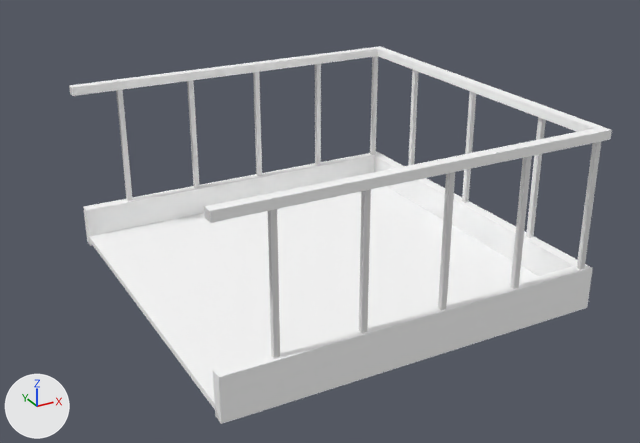
The FBX model Assets/Art/Environment/Assets/SM_Stairs_Closed_Path.fbx: old version first, new version second.
Rendered twice from a camera (50 mm lens) standing at (-1.08, -4.8, 1.98) and looking at (1.15, -0.73, -0.06). The axes (+X, +Y, +Z) are drawn at lower left. The lights are the same throughout. The first picture is the older version. Where no turn or scale is listed for an object, it has been applied to the vertices.

In view in the first picture: 'Stairs_Closed_Path'.
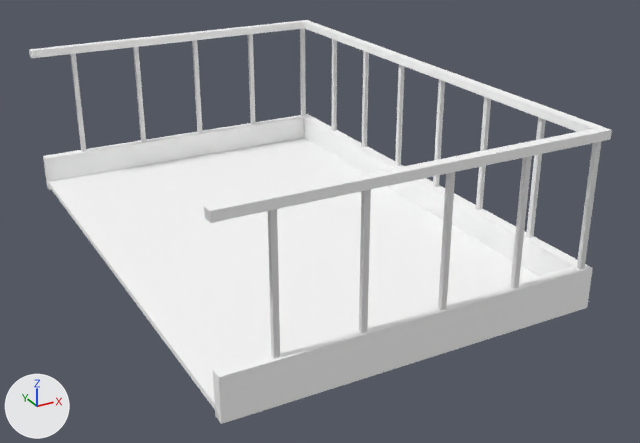
The newer file is also rescaled (x2.0), turned or shifted as a whole; pictures and numbers use the older file's frame.

Location of each change, (x1, y1, x2, y2) in pixels of the pictures (640 x 443 px; the box of a moved part takes in the faces that stretch with it):
'Stairs_Closed_Path', reshaped (7% wider, 7% taller)
    before: (69, 46, 612, 424)
    after: (29, 20, 612, 424)
part 1 of me_mesh, moved or reshaped
    before: (116, 90, 133, 201)
    after: (70, 54, 86, 152)
part 2 of me_mesh, moved or reshaped
    before: (187, 80, 200, 188)
    after: (133, 47, 146, 142)
part 3 of me_mesh, moved or reshaped
    before: (253, 72, 262, 176)
    after: (192, 40, 202, 133)
part 4 of me_mesh, moved or reshaped
    before: (315, 64, 321, 165)
    after: (248, 34, 256, 125)
part 5 of me_mesh, moved or reshaped
    before: (370, 56, 378, 155)
    after: (300, 28, 306, 117)
part 6 of me_mesh, moved or reshaped
    before: (408, 69, 419, 165)
    after: (362, 51, 369, 147)
part 7 of me_mesh, moved or reshaped
    before: (462, 91, 476, 203)
    after: (331, 39, 337, 131)
part 8 of me_mesh, added
    after: (395, 64, 405, 166)
part 9 of me_mesh, added
    after: (476, 97, 491, 210)
part 10 of me_mesh, added
    after: (433, 80, 445, 187)
part 11 of me_mesh, moved or reshaped
    before: (69, 46, 494, 248)
    after: (29, 20, 494, 248)

What changed in the scene script:
```text
Change me_mesh:
    used by ob_stairs_closed_path; location = (0.0, 0.0, 0.0)
    remove me_mesh.from_pydata(...)  # 158 vertices, 100 faces; spans x 0.0..2.0, y -2.0..0.0, z -0.22..0.72
    add me_mesh.from_pydata(...)  # 169 vertices, 100 faces; spans x 0.0..2.0, y -2.0..1.0, z -0.22..0.72
    me_mesh part 1: the loose piece of 8 vertices spanning x 0.25..0.28, y -0.04..-0.02, z -0.02..0.69 is moved by (0.0, 1.0, 0.0)
    me_mesh part 2: the loose piece of 8 vertices spanning x 0.67..0.7, y -0.04..-0.02, z -0.02..0.69 is moved by (0.0, 1.0, 0.0)
    me_mesh part 3: the loose piece of 8 vertices spanning x 1.09..1.12, y -0.04..-0.02, z -0.02..0.69 is moved by (0.0, 1.0, 0.0)
    me_mesh part 4: the loose piece of 8 vertices spanning x 1.51..1.54, y -0.04..-0.02, z -0.02..0.69 is moved by (0.0, 1.0, 0.0)
    me_mesh part 5: the loose piece of 8 vertices spanning x 1.93..1.96, y -0.04..-0.02, z -0.02..0.69 is moved by (0.0, 1.0, 0.0)
    me_mesh part 6: the loose piece of 8 vertices spanning x 1.96..1.99, y -0.45..-0.42, z -0.02..0.69 is moved by (0.0, 0.57, 0.0)
    me_mesh part 7: the loose piece of 8 vertices spanning x 1.96..1.99, y -1.01..-0.99, z -0.02..0.69 is moved by (0.0, 1.55, 0.0)
    me_mesh part 8: the loose piece of 8 vertices spanning x 1.96..1.99, y -0.45..-0.42, z -0.02..0.69 is copied, and the copy is moved by (0.0, 0.15, 0.0); it spans x 1.96..1.99, y -0.3..-0.27, z -0.02..0.69
    me_mesh part 9: the loose piece of 8 vertices spanning x 1.96..1.99, y -1.01..-0.99, z -0.02..0.69 is copied, and the copy is moved by (0.0, -0.13, 0.0); it spans x 1.96..1.99, y -1.14..-1.11, z -0.02..0.69
    me_mesh part 10: the loose piece of 8 vertices spanning x 1.96..1.99, y -0.45..-0.42, z -0.02..0.69 is copied, and the copy is moved by (0.0, -0.27, 0.0); it spans x 1.96..1.99, y -0.72..-0.69, z -0.02..0.69
    me_mesh part 11
    33 vertices are removed from x 0.0..2.0, y -1.0..0.0, z -0.22..0.72
    36 faces are deleted
    12 vertices are added at x 0.0..2.0, y 0.94..1.0, z -0.22..0.72
    8 new vertices lie (0.0, 2.88, 0.0) away from vertices in x 0.0..1.96, y -1.94, z -0.22..0.72
    22 new faces join them, mat_test (its picture is missing)
    2 new faces join them, mat_openpbr_shader1 (white #e7e7e7)
```
